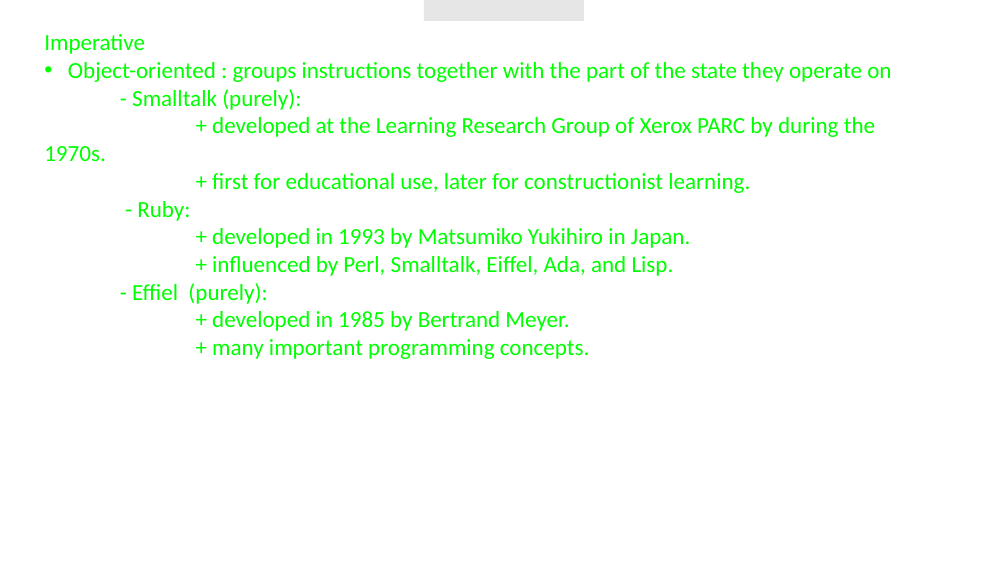
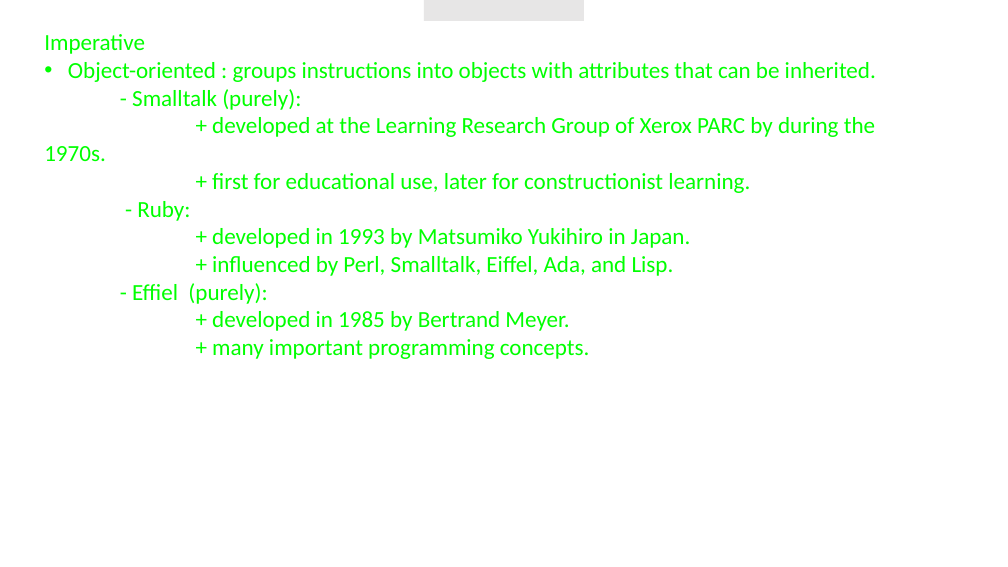
Before and after one commit to JustCodeandChill/Objective-C-presentation, a slide deck: slide 78 of OBJECTIVE-C.pptx (slide 76 before the commit). Drawn at 1008x567 pixels with LibreOffice and Linux fonts; fonts in the diff are those of the drawing; background and template pictures are left out. Boxes give left, top, right and bottom in pixels: in the first picture for what was removed or moved away, otherwise in the second. Text is boxed around its words. In the diff, an @@ line names an element or a change of style, - is before the commit and + after.

Commit message:
Fr

```diff
--- a/OBJECTIVE-C.pptx
+++ b/OBJECTIVE-C.pptx
@@ text at (68,62,876,82): text changed @@
-• Object-oriented : groups instructions together with the part of the state they operate on
+• Object-oriented : groups instructions into objects with attributes that can be inherited.
```
Also in this commit, not shown: 2 other slides changed, 2 slides added.
